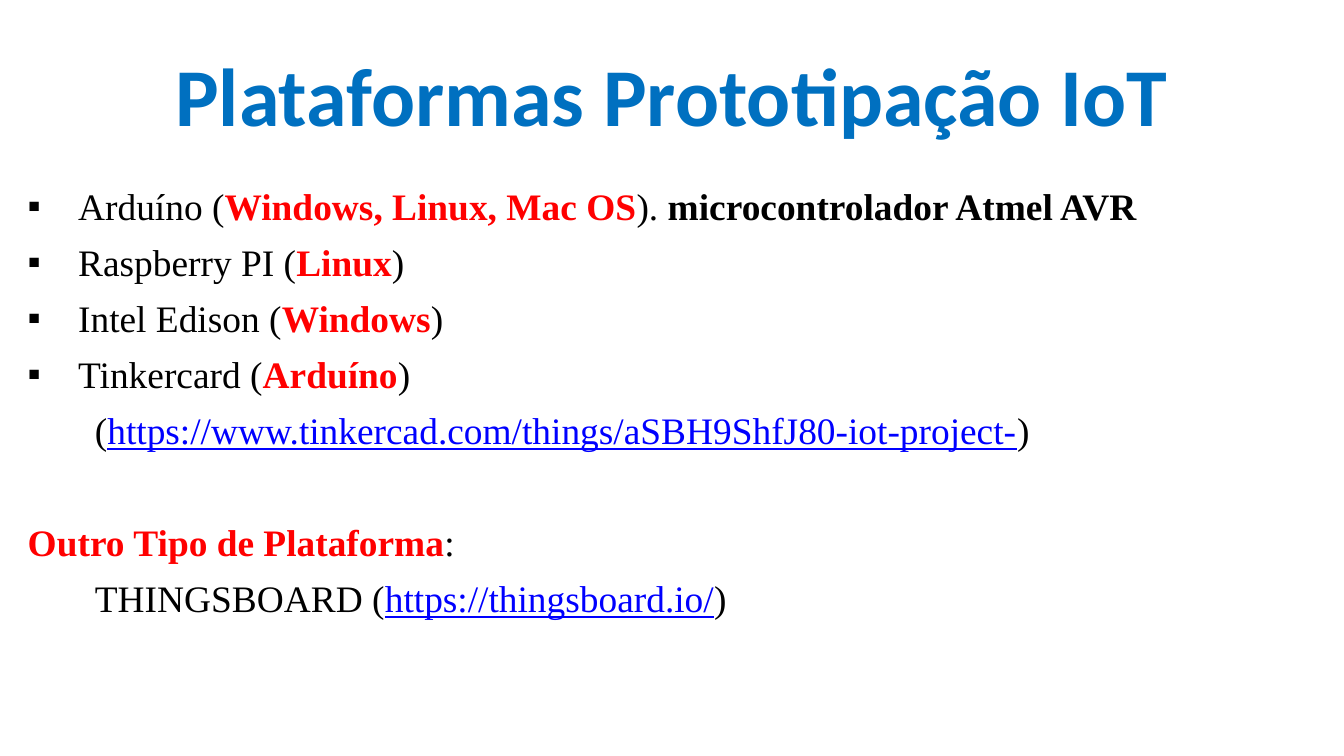
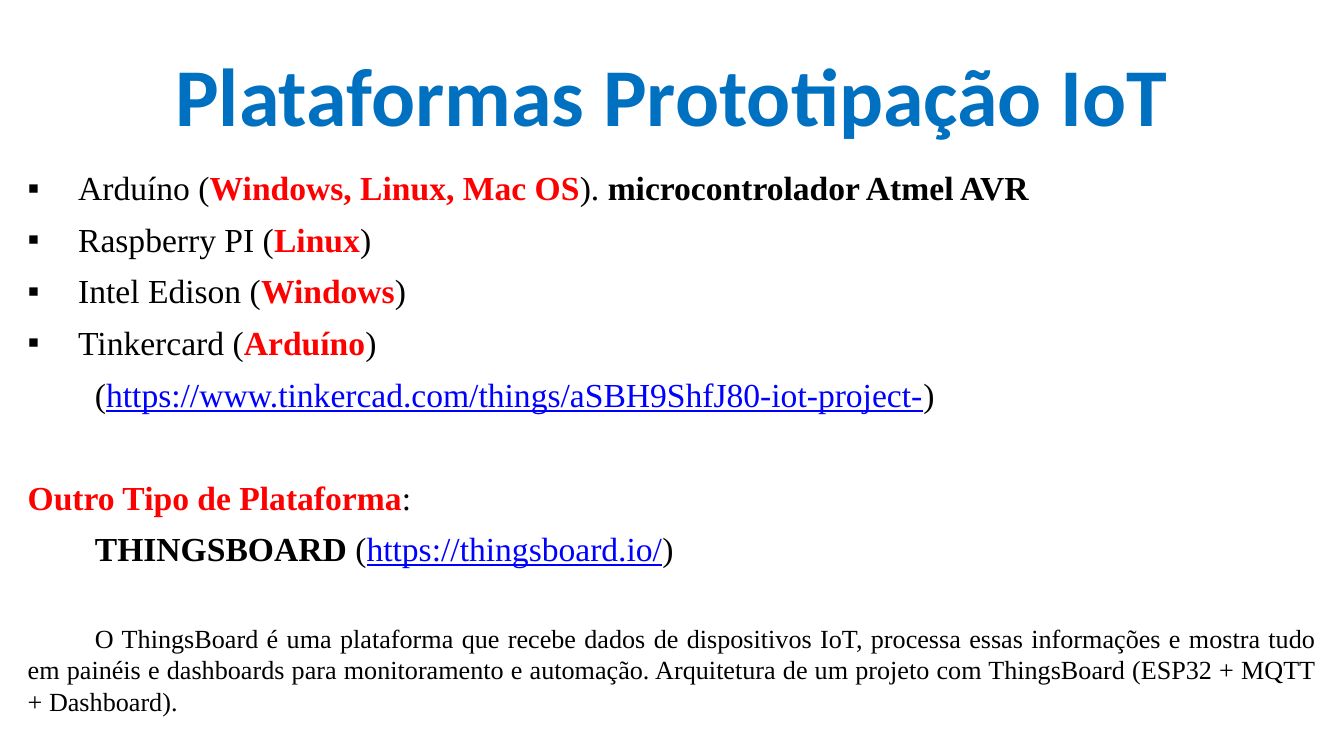
Before and after one commit to CloudEducationBrazil/WydenArea1AplicacaoCloudIndustria40Python, a slide deck: slide 20 of 01 Classes/Aula 02 - Aplicação Cloud Indústria 40 Python IoT Midlleware e Protocolos de Rede.pptx. Drawn at 1344x756 pixels with LibreOffice and Linux fonts; fonts in the diff are those of the drawing; background and template pictures are left out. Boxes give left, top, right and bottom in pixels: in the first picture for what was removed or moved away, otherwise in the second. Text is boxed around its words. In the diff, an @@ line names an element or a change of style, - is before the commit and + after.

```diff
--- a/01 Classes/Aula 02 - Aplicação Cloud Indústria 40 Python IoT Midlleware e Protocolos de Rede.pptx
+++ b/01 Classes/Aula 02 - Aplicação Cloud Indústria 40 Python IoT Midlleware e Protocolos de Rede.pptx
@@ text "Arduíno (Windows, Linux, Mac OS). ...": place and size @@
-text "Arduíno (Windows, Linux, Mac OS). ..." at [28, 194, 1136, 619]
+text "Arduíno (Windows, Linux, Mac OS). ..." at [28, 176, 1315, 717]
@@ text at [28, 176, 1028, 568]: size 20 to 18 pt in "Arduíno (Windows, Linux, Mac OS). microcontrolador Atmel ...", "Raspberry PI (Linux)", "Intel Edison (Windows)", "Tinkercard (Arduíno)" and 3 more places; bold on in "THINGSBOARD" @@
@@ text at [28, 629, 1315, 717]: paragraph added @@
+O ThingsBoard é uma plataforma que recebe dados de dispositivos IoT, processa essas informações e mostra tudo em painéis e dashboards para monitoramento e automação. Arquitetura de um projeto com ThingsBoard (ESP32 + MQTT + Dashboard).
```
Also in this commit, not shown: 3 other slides changed.
